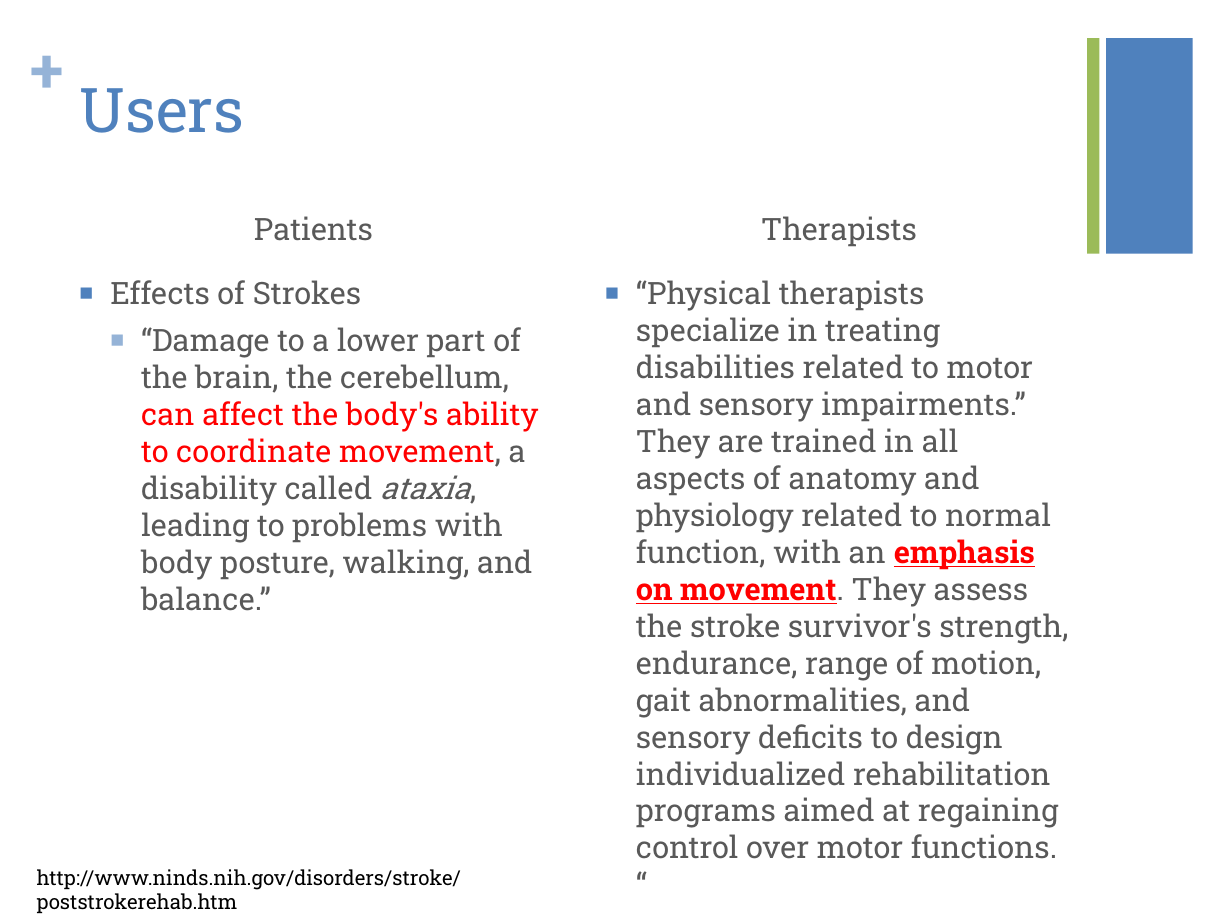
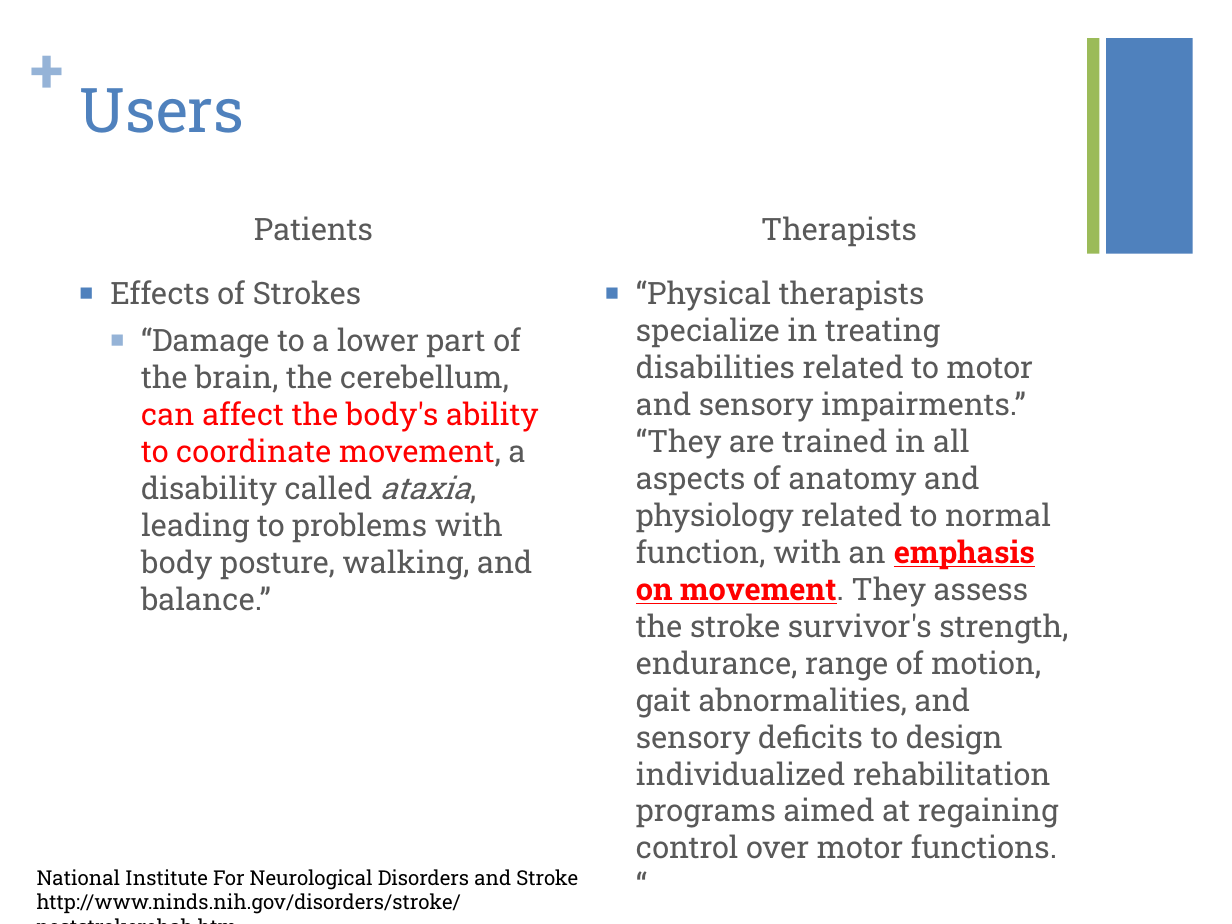
Before and after one commit to oh-team-machine/Target-Tapping, a slide deck: slide 3 of Documentation/CMPUT302_Pres.pptx. Drawn at 1232x924 pixels with LibreOffice and Linux fonts; fonts in the diff are those of the drawing. Boxes give left, top, right and bottom in pixels: in the first picture for what was removed or moved away, otherwise in the second. Text is boxed around its words. In the diff, an @@ line names an element or a change of style, - is before the commit and + after.

Commit message:
presentation update

```diff
--- a/Documentation/CMPUT302_Pres.pptx
+++ b/Documentation/CMPUT302_Pres.pptx
@@ text at box(636, 280, 1068, 828): text changed @@
-■ “Physical therapists specialize in treating disabilities related to motor and sensory impairments.” They are trained in all aspects of anatomy and physiology related to normal function, with an emphasis on movement. They assess the stroke survivor's strength, endurance, range of motion, gait abnormalities, and sensory deficits to design individualized rehabilitation programs aimed at regaining control over motor functions. “
+■ “Physical therapists specialize in treating disabilities related to motor and sensory impairments.” “They are trained in all aspects of anatomy and physiology related to normal function, with an emphasis on movement. They assess the stroke survivor's strength, endurance, range of motion, gait abnormalities, and sensory deficits to design individualized rehabilitation programs aimed at regaining control over motor functions. “
@@ text at box(37, 869, 578, 890): paragraph added @@
+National Institute For Neurological Disorders and Stroke
```
Also in this commit, not shown: 2 other slides changed.
